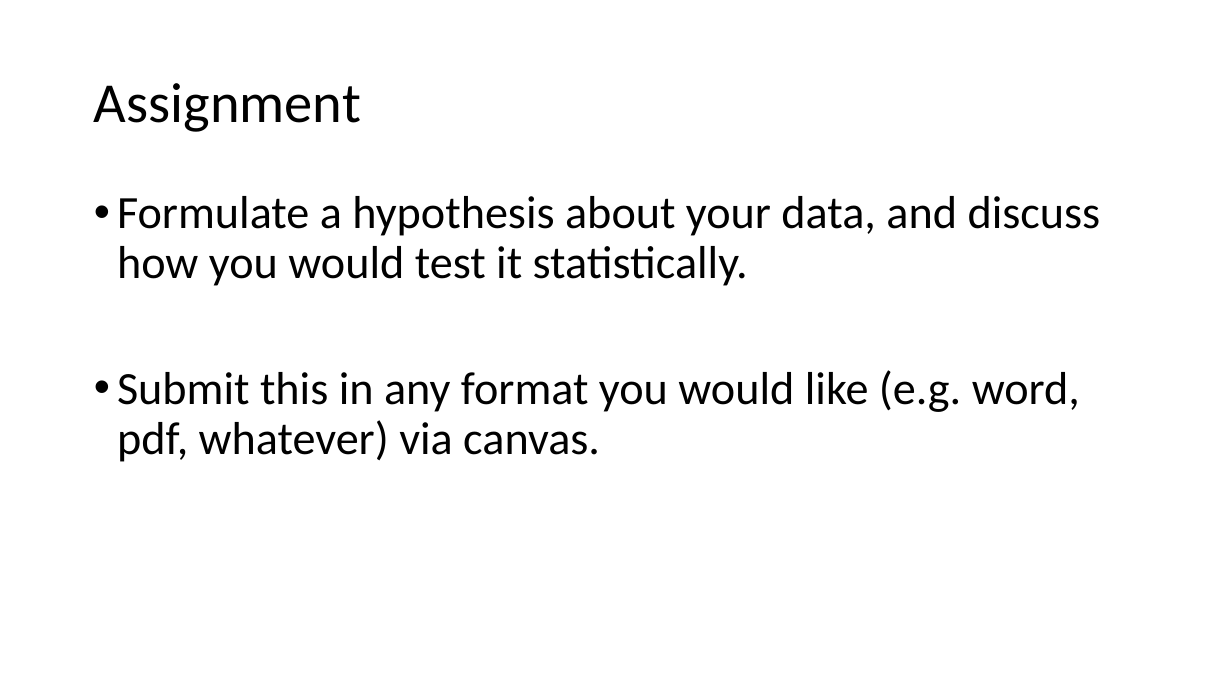
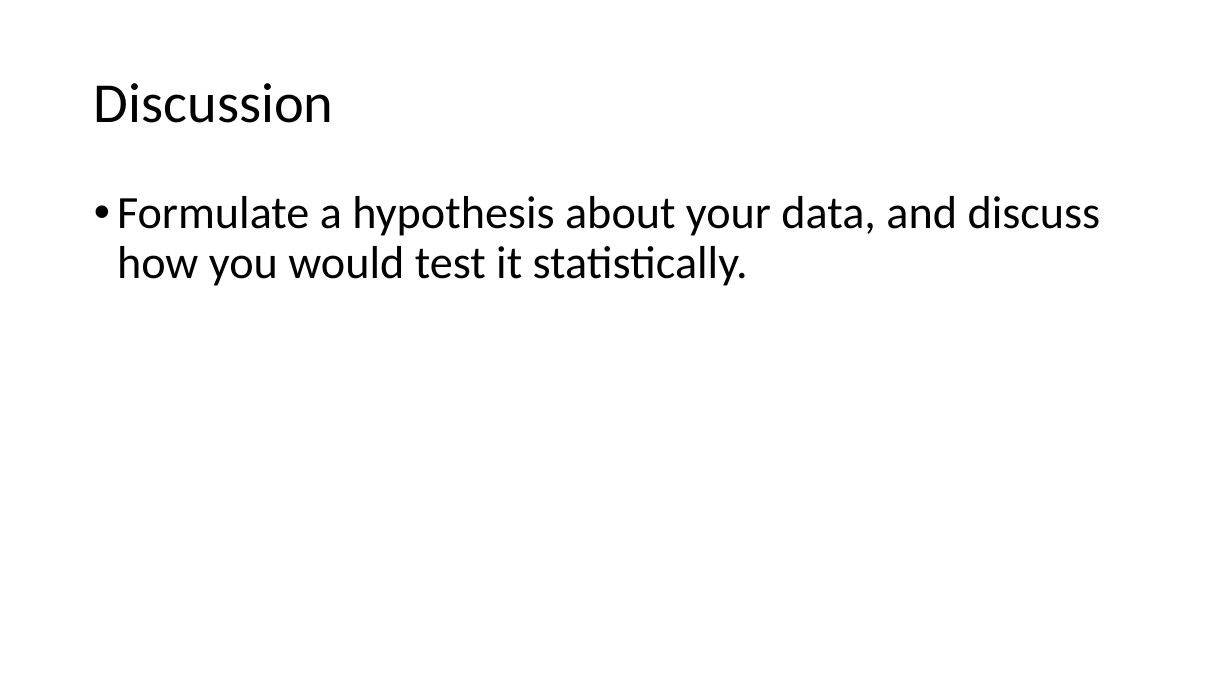
Before and after one commit to VTQuantMethodsEEB/klangwig, a slide deck: slide 6 of lectures/le4_statistical_philosophy.pptx. Drawn at 1232x693 pixels with LibreOffice and Linux fonts; fonts in the diff are those of the drawing. Boxes give left, top, right and bottom in pixels: in the first picture for what was removed or moved away, otherwise in the second. Text is boxed around its words. In the diff, an @@ line names an element or a change of style, - is before the commit and + after.

```diff
--- a/lectures/le4_statistical_philosophy.pptx
+++ b/lectures/le4_statistical_philosophy.pptx
@@ title at (94, 83, 334, 123): text changed @@
-Assignment
+Discussion
@@ text at (117, 370, 1080, 462): paragraph removed @@
-• Submit this in any format you would like (e.g. word, pdf, whatever) via canvas.
```
Also in this commit, not shown: 1 other slide changed, 5 other files.
